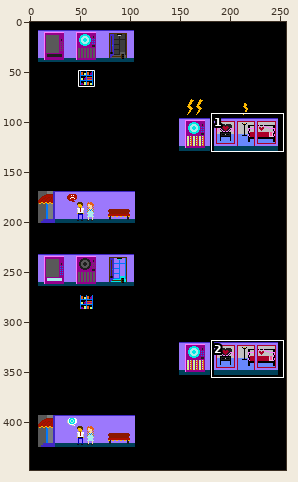
Sprite sheet: data/img/help.png. The first picture is a wide view before the edit; the outline marks the close-up.
Close-up. Earlier state:
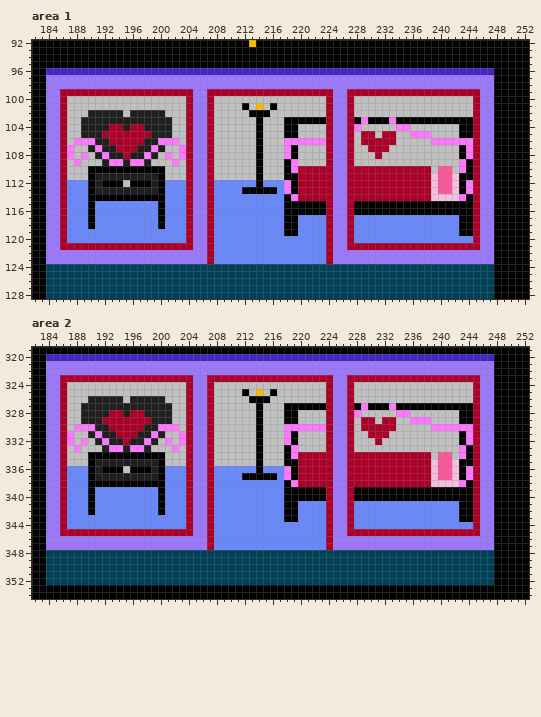
The file is 256x448 pixels. Shown: area 1: x 182..252, y 92..128; area 2: x 182..252, y 319..354.
New version:
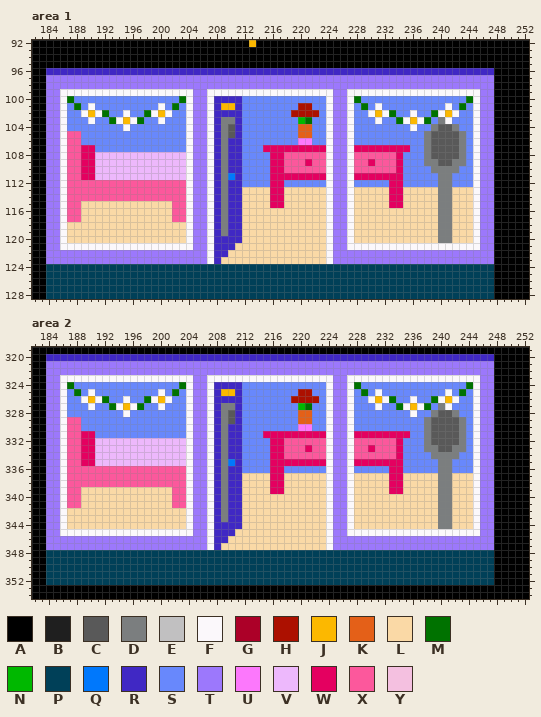
Palette (. is transparent): A #000000  B #1f1f1f  C #595959  D #7b7e7f  E #c1c0c1  F #fbf8fb  G #ac0028  H #ac1000  J #fcb800  K #e46018  L #fad9a6  M #007200  N #00b800  P #004058  Q #0078fc  R #4028c4  S #6888fc  T #9c78fc  U #fc78fc  V #edb8fc  W #e40060  X #fc589c  Y #f4c0e0
Commit: Put spoon room in help screen
Changes in this commit:
Changed rows in their new state; - is an unchanged pixel.
Area 1:
first column x 186:
 99 FFFFFFFFFFFFFFFFFFF--FFFFFFFFFFFFFFFFFF--FFFFFFFFFFFFFFFFFFF
100 FMSSSSSSSSSSSSSSSMF--FRRRRSSSSSSSSSSSSF--FMSSSSSSSSSSSSSSSMF
101 FSMSFSSSSSSSSSFSMSF--FRJJRSSSSSSSSHHSSF--FSMSFSSSSSSSSSFSMSF
102 FSSFJFMSSFSSMFJFSSF--FRRRRSSSSSSSHHHHSF--FSSFJFMSSFSSMFJFSSF
103 FSSSFSSMFJFMSSFSSSF--FRDDRSSSSSSSSNMSSF--FSSSFSSMFJFMSDFSSSF
104 FSSSSSSSSFSSSSSSSSF--FRDCRSSSSSSSSKKSSF--FSSSSSSSSFSSDCCDSSF
105 FXXSSSSSSSSSSSSSSSF--FRDCRSSSSSSSSKKSSF--FSSSSSSSSSSDCCCCDSF
106 FXXSSSSSSSSSSSSSSSF--FRDRRSSSSSSSS--SSF--FSSSSSSSSSSDCCCCDSF
107 FXXWWSSSSSSSSSSSSSF--FRDRRSSSWWWWWWWWWF--FWWWWWWWWSSDCCCCDSF
108 FXXWWVVVVVVVVVVVVVF--FRDRRSSSSWWXXXXXXF--FXXXXXXWSSSDCCCCDSF
109 FXXWWVVVVVVVVVVVVVF--FRDRRSSSSWWXXXWXXF--FXXWXXXWSSSDDCCDDSF
110 FXXWWVVVVVVVVVVVVVF--FRDRRSSSSWWXXXXXXF--FXXXXXXWSSSSDDDDSSF
111 FXXWWVVVVVVVVVVVVVF--FRDQRSSSSWWWWWWWWF--FWWWWWWWSSSSSDDSSSF
112 FXXXXXXXXXXXXXXXXXF--FRDRR--S-WWSSSSSSF--FSSSSSWWSSSSSDDSSSF
113 FXXXXXXXXXXXXXXXXXF--FRDRRLLLLWWLLLLLLF--FLLLLLWWLLLLLDDLLLF
114 FXXXXXXXXXXXXXXXXXF--FRDRRLLLLWWLLLLLLF--FLLLLLWWLLLLLDDLLLF
115 FXXLLLLLLLLLLLLLXXF--FRDRRLLLLWWLLLLLLF--FLLLLLWWLLLLLDDLLLF
116 FXXLLLLLLLLLLLLLXXF--FRDRRLLLLLLLLLLLLF--FLLLLLLLLLLLLDDLLLF
117 FXXLLLLLLLLLLLLLXXF--FRDRRLLLLLLLLLLLLF--FLLLLLLLLLLLLDDLLLF
118 FLLLLLLLLLLLLLLLLLF--FRDRRLLLLLLLLLLLLF--FLLLLLLLLLLLLDDLLLF
119 FLLLLLLLLLLLLLLLLLF--FRDRRLLLLLLLLLLLLF--FLLLLLLLLLLLLDDLLLF
120 FLLLLLLLLLLLLLLLLLF--FRRRRLLLLLLLLLLLLF--FLLLLLLLLLLLLDDLLLF
121 FFFFFFFFFFFFFFFFFFF--FRRRLLLLLLLLLLLLLF--FFFFFFFFFFFFFFFFFFF
122 ---------------------FRRLLLLLLLLLLLLLLF---------------------
123 ---------------------FRLLLLLLLLLLLLLLLF---------------------
Area 2:
first column x 186:
323 FFFFFFFFFFFFFFFFFFF--FFFFFFFFFFFFFFFFFF--FFFFFFFFFFFFFFFFFFF
324 FMSSSSSSSSSSSSSSSMF--FRRRRSSSSSSSSSSSSF--FMSSSSSSSSSSSSSSSMF
325 FSMSFSSSSSSSSSFSMSF--FRJJRSSSSSSSSHHSSF--FSMSFSSSSSSSSSFSMSF
326 FSSFJFMSSFSSMFJFSSF--FRRRRSSSSSSSHHHHSF--FSSFJFMSSFSSMFJFSSF
327 FSSSFSSMFJFMSSFSSSF--FRDDRSSSSSSSSNMSSF--FSSSFSSMFJFMSDFSSSF
328 FSSSSSSSSFSSSSSSSSF--FRDCRSSSSSSSSKKSSF--FSSSSSSSSFSSDCCDSSF
329 FXXSSSSSSSSSSSSSSSF--FRDCRSSSSSSSSKKSSF--FSSSSSSSSSSDCCCCDSF
330 FXXSSSSSSSSSSSSSSSF--FRDRRSSSSSSSS--SSF--FSSSSSSSSSSDCCCCDSF
331 FXXWWSSSSSSSSSSSSSF--FRDRRSSSWWWWWWWWWF--FWWWWWWWWSSDCCCCDSF
332 FXXWWVVVVVVVVVVVVVF--FRDRRSSSSWWXXXXXXF--FXXXXXXWSSSDCCCCDSF
333 FXXWWVVVVVVVVVVVVVF--FRDRRSSSSWWXXXWXXF--FXXWXXXWSSSDDCCDDSF
334 FXXWWVVVVVVVVVVVVVF--FRDRRSSSSWWXXXXXXF--FXXXXXXWSSSSDDDDSSF
335 FXXWWVVVVVVVVVVVVVF--FRDQRSSSSWWWWWWWWF--FWWWWWWWSSSSSDDSSSF
336 FXXXXXXXXXXXXXXXXXF--FRDRR--S-WWSSSSSSF--FSSSSSWWSSSSSDDSSSF
337 FXXXXXXXXXXXXXXXXXF--FRDRRLLLLWWLLLLLLF--FLLLLLWWLLLLLDDLLLF
338 FXXXXXXXXXXXXXXXXXF--FRDRRLLLLWWLLLLLLF--FLLLLLWWLLLLLDDLLLF
339 FXXLLLLLLLLLLLLLXXF--FRDRRLLLLWWLLLLLLF--FLLLLLWWLLLLLDDLLLF
340 FXXLLLLLLLLLLLLLXXF--FRDRRLLLLLLLLLLLLF--FLLLLLLLLLLLLDDLLLF
341 FXXLLLLLLLLLLLLLXXF--FRDRRLLLLLLLLLLLLF--FLLLLLLLLLLLLDDLLLF
342 FLLLLLLLLLLLLLLLLLF--FRDRRLLLLLLLLLLLLF--FLLLLLLLLLLLLDDLLLF
343 FLLLLLLLLLLLLLLLLLF--FRDRRLLLLLLLLLLLLF--FLLLLLLLLLLLLDDLLLF
344 FLLLLLLLLLLLLLLLLLF--FRRRRLLLLLLLLLLLLF--FLLLLLLLLLLLLDDLLLF
345 FFFFFFFFFFFFFFFFFFF--FRRRLLLLLLLLLLLLLF--FFFFFFFFFFFFFFFFFFF
346 ---------------------FRRLLLLLLLLLLLLLLF---------------------
347 ---------------------FRLLLLLLLLLLLLLLLF---------------------
Pixel boxes of the changes (left, top, right, bottom) in both close-ups:
changed: (60, 89, 480, 264)
changed: (60, 375, 480, 550)
